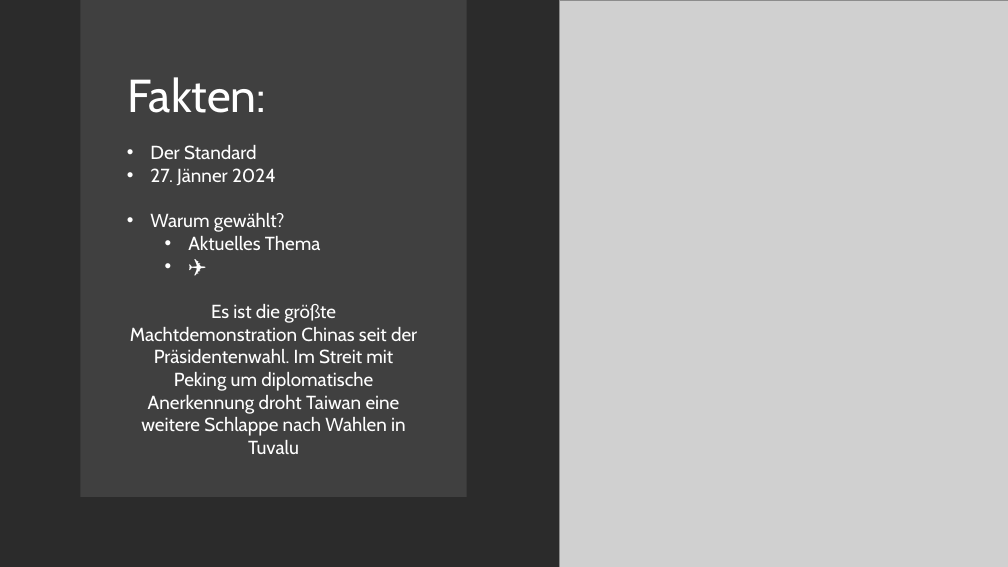
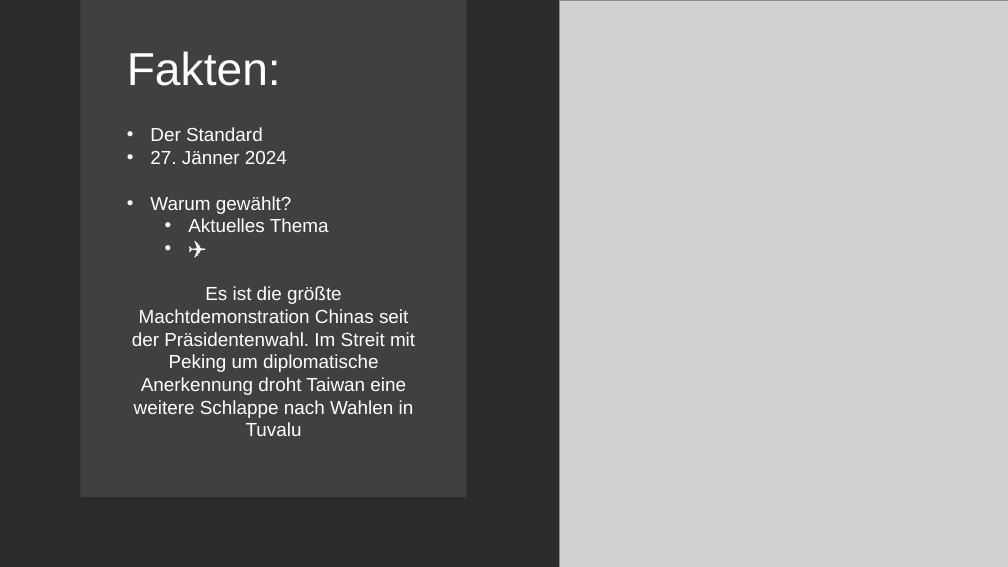
Before and after one commit to Matz21X/2023_24_4BHITS, a slide deck: slide 3 of WIR/Wirtschaft/Zeitungsartikel.pptx. Drawn at 1008x567 pixels with LibreOffice and Linux fonts; fonts in the diff are those of the drawing; grey boxes stand for pictures; background and template pictures are left out; a plain dark background stands for a picture behind light text. Boxes give left, top, right and bottom in pixels: in the first picture for what was removed or moved away, otherwise in the second. Text is boxed around its words. In the diff, an @@ line names an element or a change of style, - is before the commit and + after.

```diff
--- a/WIR/Wirtschaft/Zeitungsartikel.pptx
+++ b/WIR/Wirtschaft/Zeitungsartikel.pptx
@@ text "Fakten:" at box(127, 51, 281, 86): font Cabin to Arial @@
@@ text "Fakten:": place and size @@
-text "Fakten:" at box(127, 77, 266, 113)
+text "Fakten:" at box(127, 51, 281, 86)
@@ text "Der Standard": place and size @@
-text "Der Standard" at box(130, 145, 417, 454)
+text "Der Standard" at box(132, 127, 415, 436)
@@ text "Der Standard" at box(132, 127, 415, 436): font Cabin to Arial @@
```
Also in this commit, not shown: 4 other slides changed, 1 slide added.
